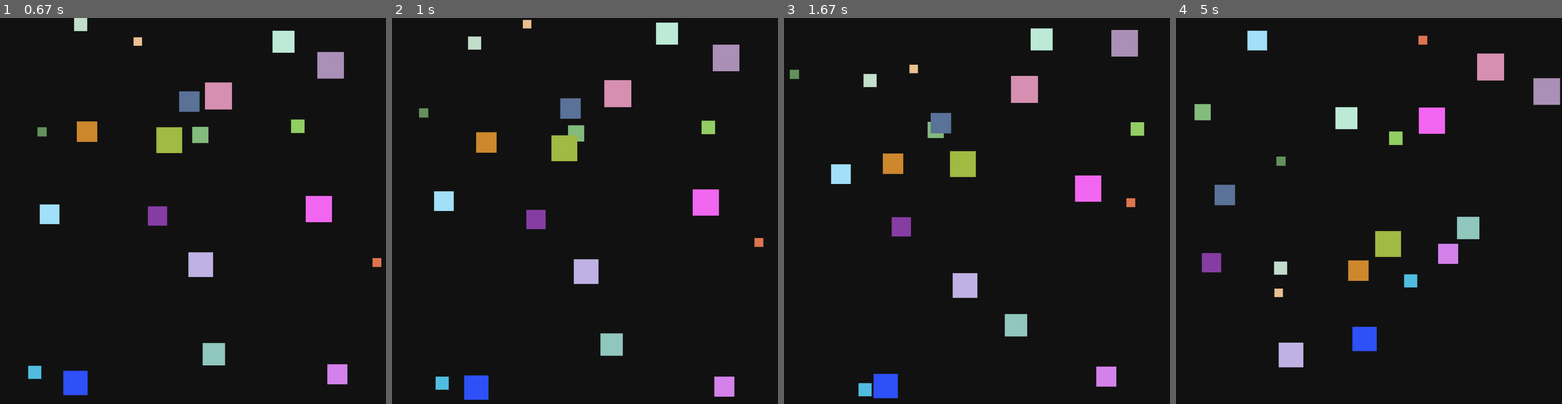
Above: before the commit, frames 1-4 (left to right).
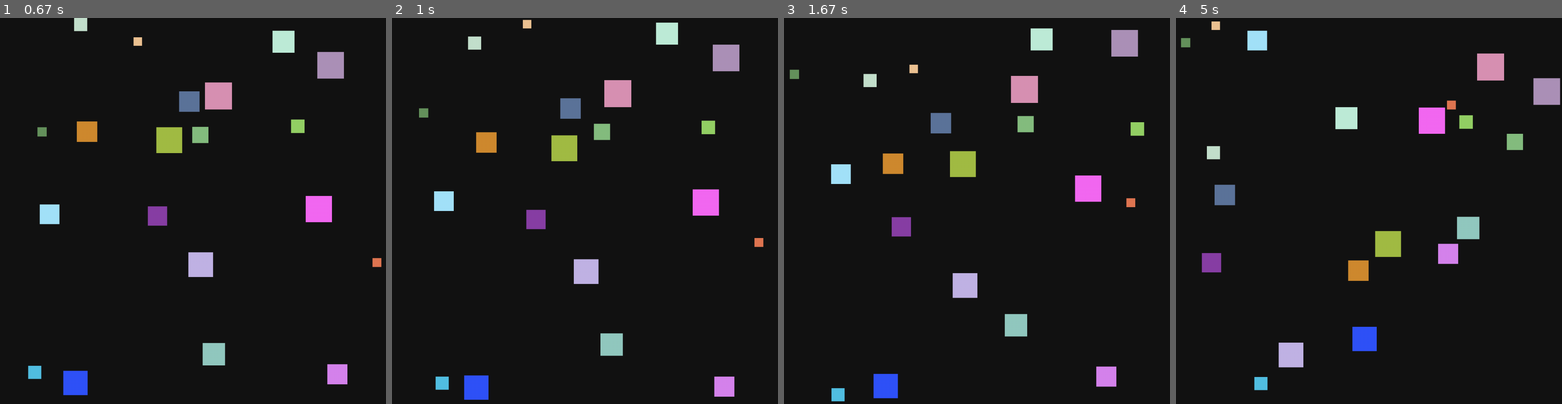
Above: after the commit, the same moments.

Repository: Meaow-09/lab8-pygame
Game: pygame game, started from main.py
Same seed, same stepped clock (60 frames per second), same inputs: the game is played once before the commit and once after it.
Inputs:
- Up to frame 1 (0.67 s): no input
- Up to frame 2 (1 s): no input
- Up to frame 3 (1.67 s): no input
- Up to frame 4 (5 s): no input

Frame 1 is identical in both runs. In frame 2, 0.3% of the frame differs, in the area x 45-57%, y 27-32%; in frame 3, 0.5%; in frame 4, 1.5%, in the area x 1-90%, y 0-97%.

Commit message:
flee func

Diff:
--- a/main.py
+++ b/main.py
@@ -11,6 +11,7 @@
 MAX_SPEED = 3.0
 MIN_SQUARE_SIZE = 20
 MAX_SQUARE_SIZE = 70
+MIN_FLEE_DISTANCE = 20
 
 
 def init_game() -> tuple[pygame.Surface, pygame.time.Clock]:
@@ -74,41 +75,53 @@
     return True
 
 
-def calculator(square: dict, list_squares):
-    direction = (0, 0)
-    min_distance = 0.0
-    for other in list_squares:
-        x = square["x"] - other[0]
-        y = square["y"] - other[1]
+def calculator(square: dict, list_squares: list, square_index: int):
+    """Return the direction vector away from the closest larger square."""
+    square_center_x = square["x"] + square["size"] / 2
+    square_center_y = square["y"] + square["size"] / 2
+    direction = None
+    min_distance = WIDTH + HEIGHT
+
+    for other_index, other in enumerate(list_squares):
+        if other_index == square_index:
+            continue
+
+        other_size = other[2]
+        if other_size <= square["size"]:
+            continue
+
+        other_center_x = other[0] + other_size / 2
+        other_center_y = other[1] + other_size / 2
+        x = square_center_x - other_center_x
+        y = square_center_y - other_center_y
         distance = (x ** 2 + y ** 2) ** 0.5
-        if distance != 0:
-            if distance <= min_distance:
-                min_distance = distance
-                direction = (x, y)
-    if min_distance <= 5 * square["size"] and direction[0] != 0 and direction[1] != 0:
-        return direction
-    else:
-        return None
+        flee_distance = (square["size"] + other_size) / 2 + MIN_FLEE_DISTANCE
+
+        if distance <= flee_distance and distance < min_distance:
+            min_distance = distance
+            direction = (x, y)
+
+    return direction
 
 
-def flee(square: dict, list_squares: list):
+def flee(square: dict, list_squares: list, square_index: int):
     if square["size"] > (MAX_SQUARE_SIZE + MIN_SQUARE_SIZE) / 2:
         pass
     else:
         speed = (square["vx"] ** 2 + square["vy"] ** 2) ** 0.5
-        direction = calculator(square, list_squares)
+        direction = calculator(square, list_squares, square_index)
         if direction is not None:
             speed_direction = (direction[0] ** 2 + direction[1] ** 2) ** 0.5
-            square["vx"] = direction[0] / speed_direction * speed * -1
-            square["vy"] = direction[1] / speed_direction * speed * -1
-    return square
+            if speed_direction > 0:
+                square["vx"] = direction[0] / speed_direction * speed
+                square["vy"] = direction[1] / speed_direction * speed
 
 
 def update_squares(squares: list[dict]) -> None:
     """Move each square and bounce it when it reaches a screen edge."""
-    list_squares = []
+    list_squares = [(square["x"], square["y"], square["size"]) for square in squares]
+
     for square in squares:
-        list_squares.append((square["x"], square["y"]))
         size = int(square["size"])
 
         square["x"] += square["vx"]
@@ -127,9 +140,8 @@
         elif square["y"] + size >= HEIGHT:
             square["y"] = HEIGHT - size
             square["vy"] = -square["vy"]
-    # print(list_squares)
-    for square in squares:
-        flee(square, list_squares)
+    for square_index, square in enumerate(squares):
+        flee(square, list_squares, square_index)
 
 
 def draw_scene(screen: pygame.Surface, squares: list[dict]) -> None:
Not shown, changed: README.md
Not shown, changed: JOURNAL.md
